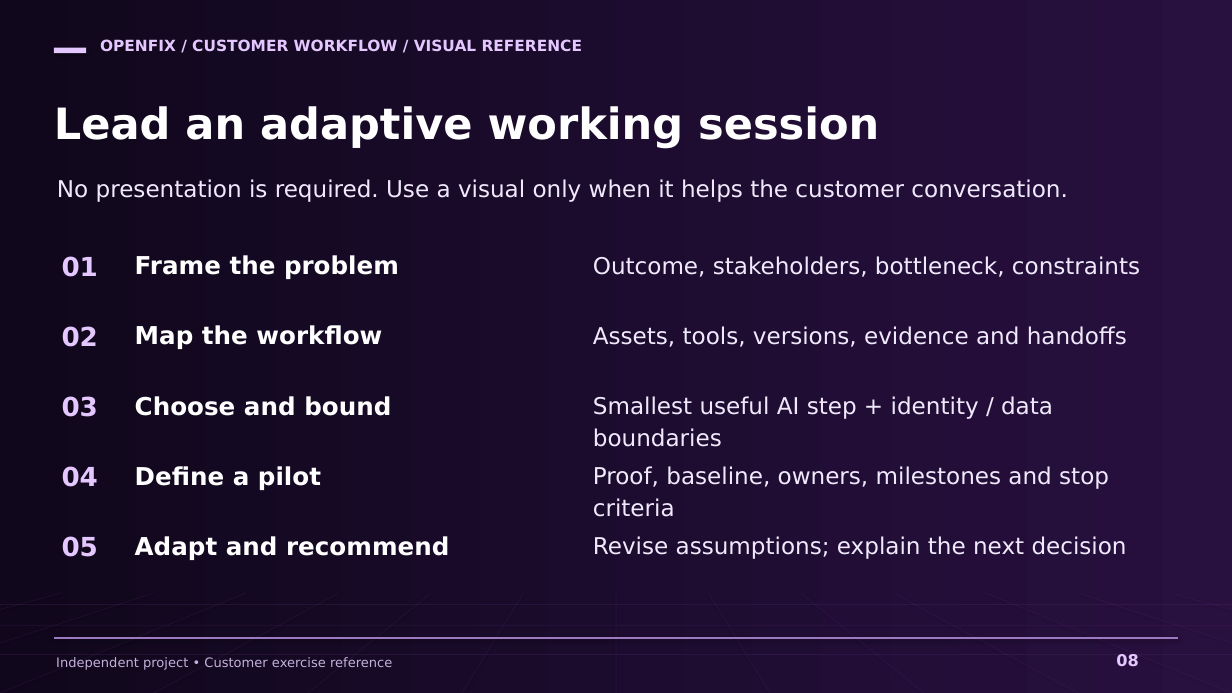
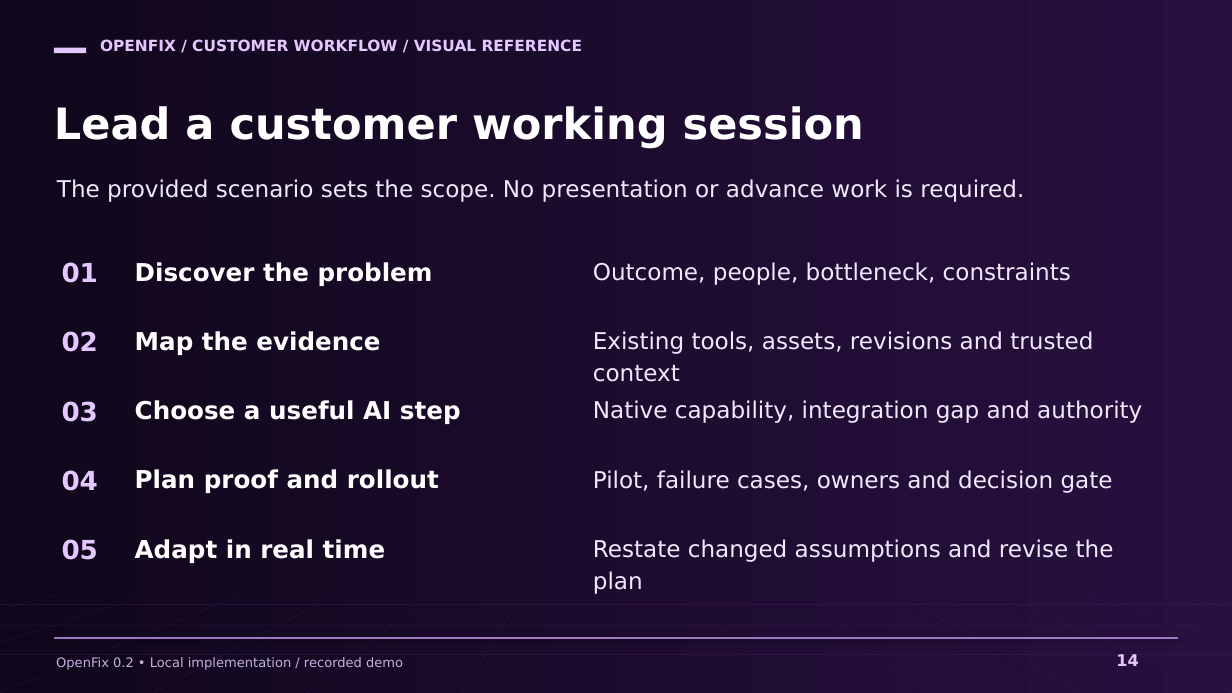
Before and after one commit to markusweldon/openfix, a slide deck: slide 14 of docs/prep/openfix-customer-workflow.pptx (slide 8 before the commit). Drawn at 1232x693 pixels with LibreOffice and Linux fonts; fonts in the diff are those of the drawing. Boxes give left, top, right and bottom in pixels: in the first picture for what was removed or moved away, otherwise in the second. Text is boxed around its words. In the diff, an @@ line names an element or a change of style, - is before the commit and + after.

Commit message:
Build OpenFix 0.2 findings intelligence and controlled remediation workflow
Integrate multi-source import, provenance-aware enrichment, persistent cases, scoped validation, exact-patch verification and review into the default CLI. Add a real local workbench, native-agent task packets, explicitly authorized Cursor draft publication, and a reproducible failure-path demo.

Refresh README, contracts, architecture, roadmap and the 16-slide purple visual pack. Validate with 44 tests, TypeScript checks, build and browser smoke checks.

```diff
--- a/docs/prep/openfix-customer-workflow.pptx
+++ b/docs/prep/openfix-customer-workflow.pptx
@@ text at bbox=[54, 106, 864, 148]: text changed @@
-Lead an adaptive working session
+Lead a customer working session
@@ text at bbox=[57, 179, 1024, 202]: text changed @@
-No presentation is required. Use a visual only when it helps the customer conversation.
+The provided scenario sets the scope. No presentation or advance work is required.
@@ 4 texts: place and size @@
-4 texts at bbox=[62, 256, 98, 487]
+4 texts at bbox=[62, 262, 98, 491]
@@ text at bbox=[135, 262, 433, 286]: text changed @@
-Frame the problem
+Discover the problem
@@ text at bbox=[593, 262, 1071, 285]: text changed @@
-Outcome, stakeholders, bottleneck, constraints
+Outcome, people, bottleneck, constraints
@@ text at bbox=[135, 331, 380, 355]: text changed @@
-Map the workflow
+Map the evidence
@@ text at bbox=[593, 331, 1093, 382]: text changed @@
-Assets, tools, versions, evidence and handoffs
+Existing tools, assets, revisions and trusted
+context
@@ text at bbox=[135, 400, 461, 424]: text changed @@
-Choose and bound
+Choose a useful AI step
@@ text at bbox=[593, 400, 1142, 423]: text changed @@
-Smallest useful AI step + identity / data
-boundaries
+Native capability, integration gap and authority
@@ text at bbox=[135, 469, 439, 493]: text changed @@
-Define a pilot
+Plan proof and rollout
@@ text at bbox=[593, 470, 1113, 493]: text changed @@
-Proof, baseline, owners, milestones and stop
-criteria
+Pilot, failure cases, owners and decision gate
@@ text at bbox=[135, 539, 385, 563]: text changed @@
-Adapt and recommend
+Adapt in real time
@@ text at bbox=[593, 539, 1114, 594]: text changed @@
-Revise assumptions; explain the next decision
+Restate changed assumptions and revise the
+plan
@@ text at bbox=[56, 657, 403, 670]: text changed @@
-Independent project • Customer exercise reference
+OpenFix 0.2 • Local implementation / recorded demo
@@ text at bbox=[1116, 654, 1138, 666]: text changed @@
-08
+14
```
Also in this commit, not shown: 7 other slides changed, 8 slides added, 8 slides removed, 56 other files.
